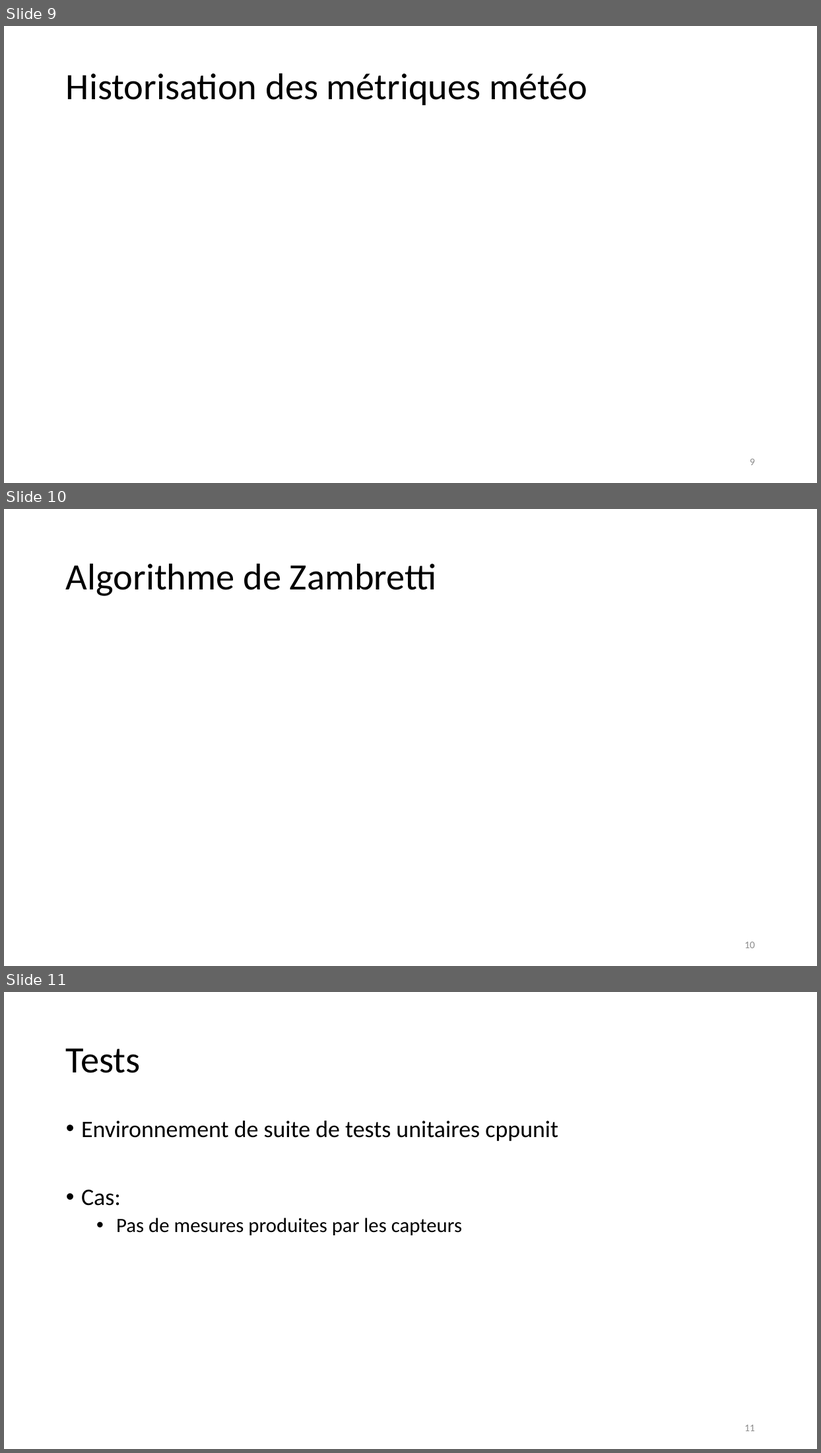
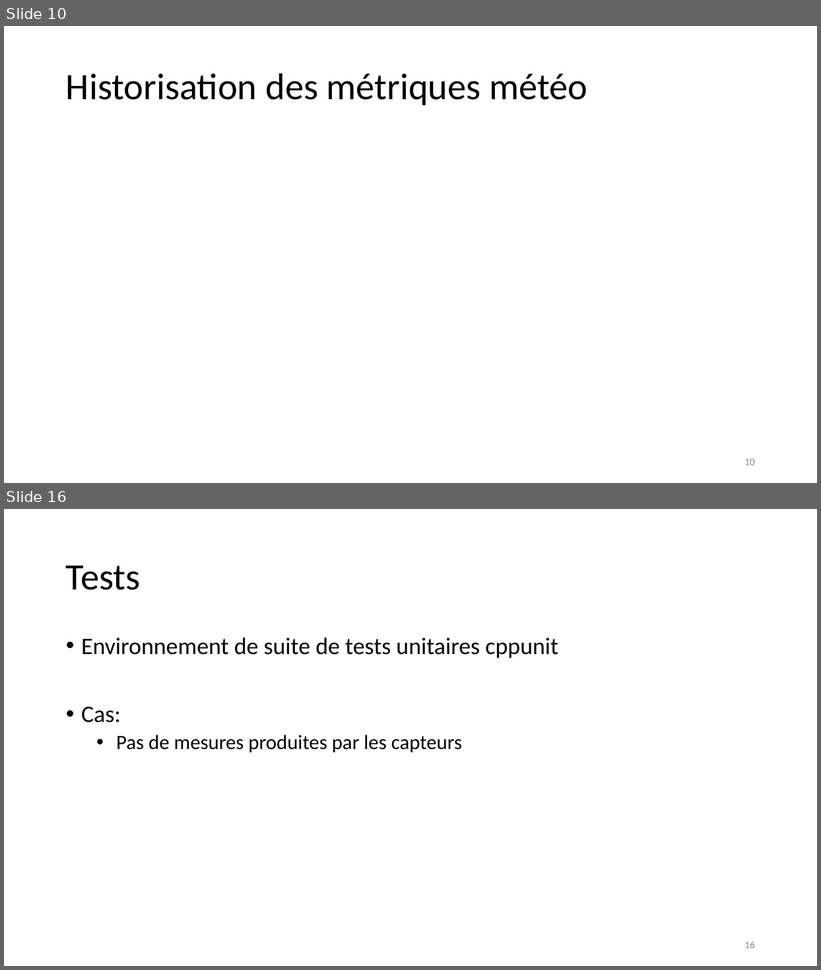
Before and after one commit to jeromelane/WeatherCheckingRpi, a slide deck: weathercheckingrpi/doc/Presentations/projet_meteo_JL_KG_16042019v1.pptx. Shown one above the other, each under a label of ours: slides 9, 10 and 11 before the commit, slides 10 and 16 after it; the slides between them are not shown. The pictures are 821x1453 and 821x970 pixels, drawn with LibreOffice and Linux fonts; fonts in the diff are those of the drawing. Boxes give left, top, right and bottom in pixels: in the first picture for what was removed or moved away, otherwise in the second. Text is boxed around its words. In the diff, an @@ line names an element or a change of style, - is before the commit and + after.

```diff
--- a/weathercheckingrpi/doc/Presentations/projet_meteo_JL_KG_16042019v1.pptx
+++ b/weathercheckingrpi/doc/Presentations/projet_meteo_JL_KG_16042019v1.pptx
@@ slide 10 removed at (4,509,817,966), background #FFFFFF @@
@@ title removed at (66,563,437,596) @@
-Algorithme de Zambretti
@@ page number removed at (745,942,755,949) @@
-10
@@ what was slide 9 is now slide 10 @@
@@ page number at (745,459,755,466): text changed @@
-9
+10
@@ what was slide 11 is now slide 16 @@
@@ page number at (745,941,755,949): text changed @@
-11
+16
```
Also in this commit, not shown: 3 slides changed, 6 slides added, 20 other files.
